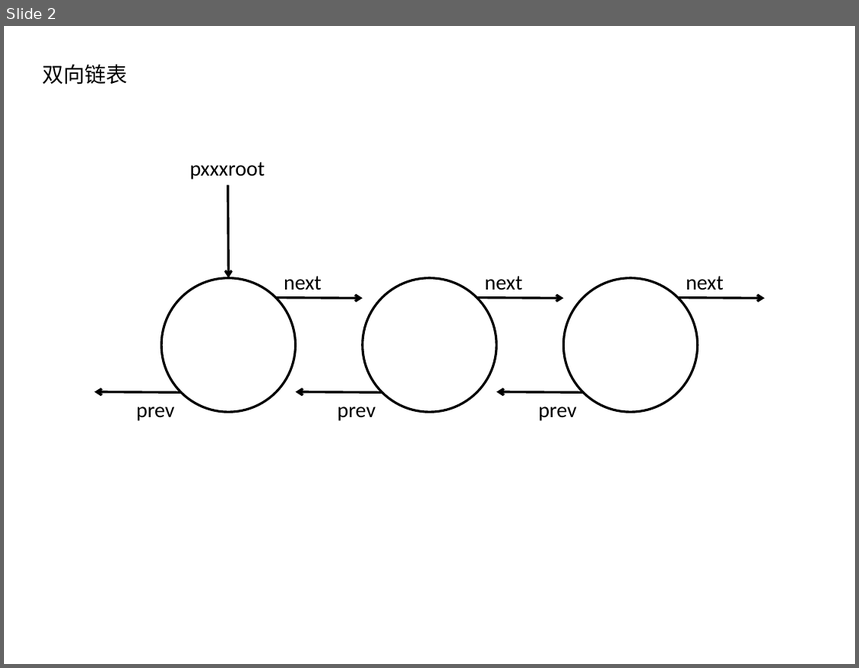
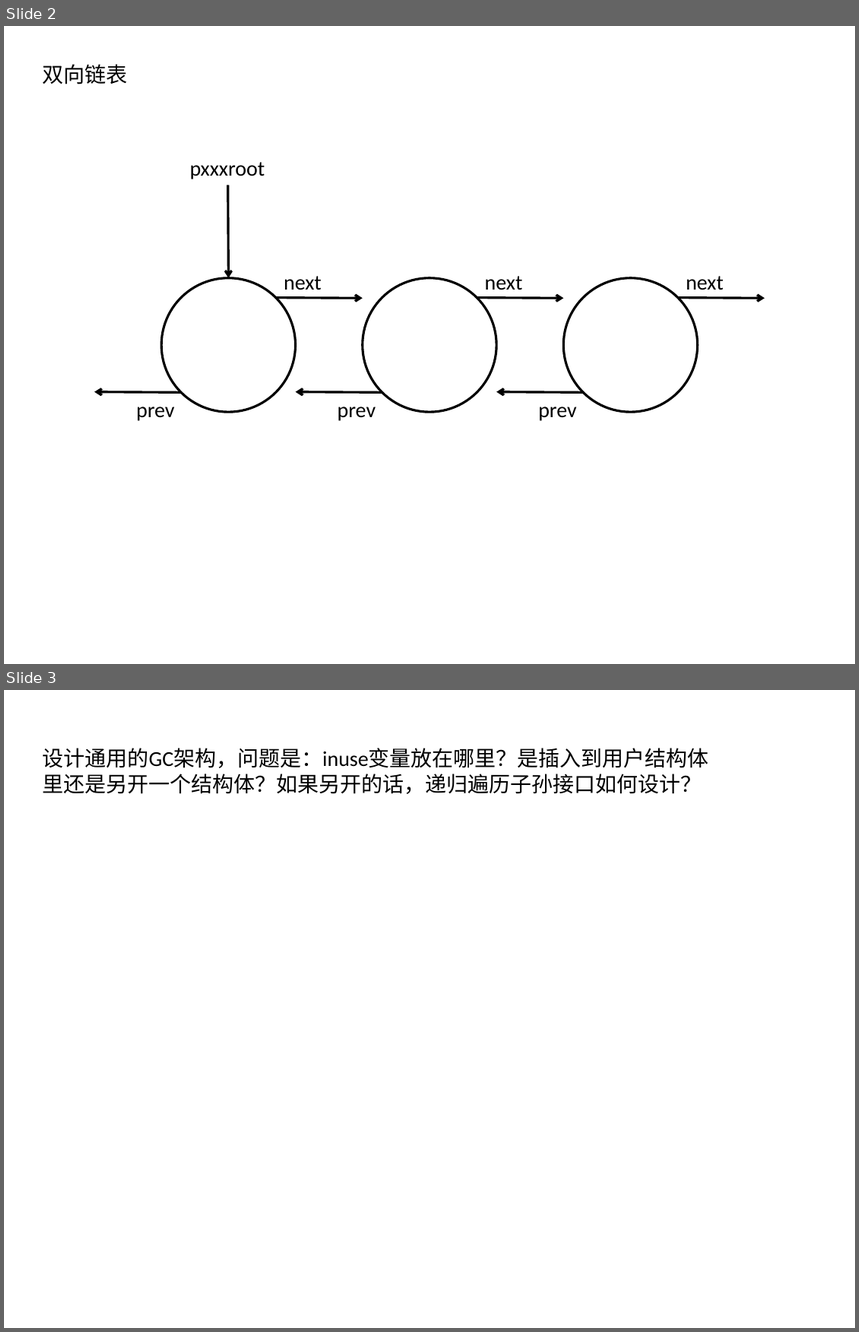
Before and after one commit to shajunxing/banana-cvar, a slide deck: 备忘.pptx. Shown one above the other, each under a label of ours: slide 2 before the commit, slides 2 and 3 after it. The pictures are 859x668 and 859x1332 pixels, drawn with LibreOffice and Linux fonts; fonts in the diff are those of the drawing. Boxes give left, top, right and bottom in pixels: in the first picture for what was removed or moved away, otherwise in the second. Text is boxed around its words. In the diff, an @@ line names an element or a change of style, - is before the commit and + after.

```diff
--- a/备忘.pptx
+++ b/备忘.pptx
@@ slide 3 added at (4,690,855,1328), background #FFFFFF @@
@@ text added at (43,748,709,794), 18 pt, text #000000 @@
+设计通用的GC架构，问题是：inuse变量放在哪里？是插入到用户结构体里还是另开一个结构体？如果另开的话，递归遍历子孙接口如何设计？
```
Also in this commit, not shown: 13 other files.
